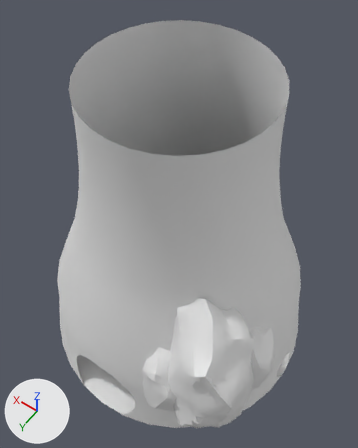
One commit to the FBX model Assets/Art/Environment/GreyboxV2/SM_Hub.fbx: the scene before it, then after it.
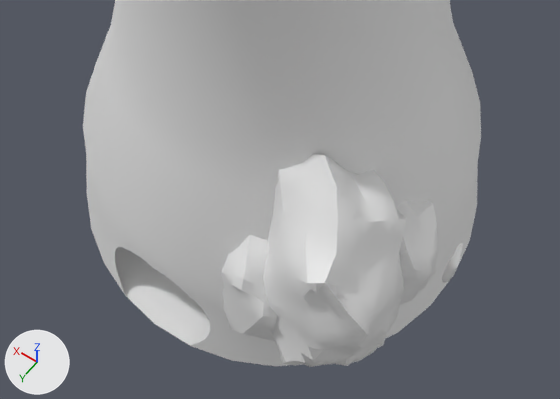
Each version appears first whole from a 50 mm camera at (-20.5, 28.8, 64.3) aimed at (0.2, -0.2, 18.7), and next in a close-up on the part from 2% to 97% of the width and 46% to 100% of the height. Lighting does not change. The marker at lower left points along +X, +Y and +Z. The older version's two pictures come first. Where no turn or scale is listed for an object, it has been applied to the vertices.

The first close-up shows 'SM_Hub', 'SM_Hub_Pile'.
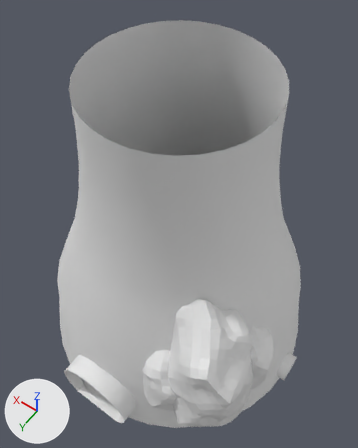
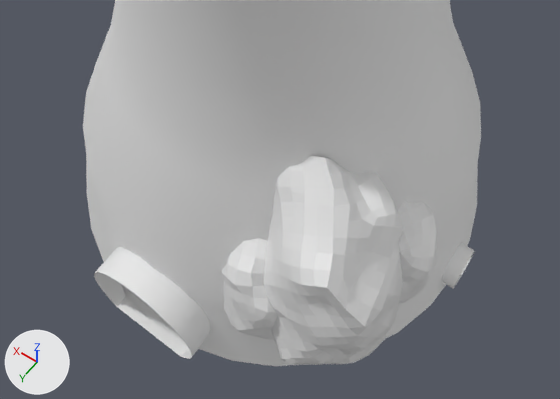
Commit message: Update Hub
Update Hub

The change in detail:
me_landscape_002_s_remesh_001 is used by ob_sm_hub_pile; location (-11.23, 4.16, 7.22).
me_landscape_002_s_remesh_001 had 1802 vertices, 1763 faces and spanned x -5.3..12.0, y -5.4..11.4, z -9.2..15.0.
me_landscape_002_s_remesh_001 now has 2502 vertices, 2294 faces and spans x -5.2..12.0, y -5.4..11.4, z -9.0..14.9.
me_landscape_002_s_remesh_001 part 3: 13 vertices moved within x -1.8..9.5, y -3.9..8.8, z -8.3..6.4; 1755 vertices removed from x -5.3..12.0, y -5.4..11.4, z -9.2..15.0; 2455 vertices added at x -5.2..12.0, y -5.4..11.4, z -9.0..14.9.
me_cylinder_001 is used by ob_sm_hub; location (0.0, 0.0, -0.05).
me_cylinder_001 had 539 vertices, 385 faces and spanned x -17.2..17.2, y -17.2..17.2, z 0.0..38.9.
me_cylinder_001 now has 557 vertices, 409 faces and spans x -17.8..17.8, y -17.8..17.9, z 0.0..38.9.
me_cylinder_001 part 1: 3 vertices removed from x -3.4..3.4, y 15.6..15.8, z 7.0..8.4; 30 vertices added at x -4.8..4.8, y 17.9, z 0.1..8.4.
me_cylinder_001 part 2: 1 vertex removed from x -16.6, y 0.0, z 3.5; 30 vertices added at x -17.8, y -1.7..1.7, z 0.1..3.5.
Other edits to the shape of me_cylinder_001 do not show in these pictures.

Location of each change, [x1, y1, x2, y2] in pixels of the close-ups (560 x 399 px):
'SM_Hub_Pile', reshaped
    before: [221, 154, 439, 367]
    after: [222, 155, 437, 365]
part 1 of me_cylinder_001, built on
    before: [101, 194, 225, 312]
    after: [94, 247, 210, 359]
part 2 of me_cylinder_001, built on
    before: [454, 200, 470, 274]
    after: [442, 243, 475, 289]
